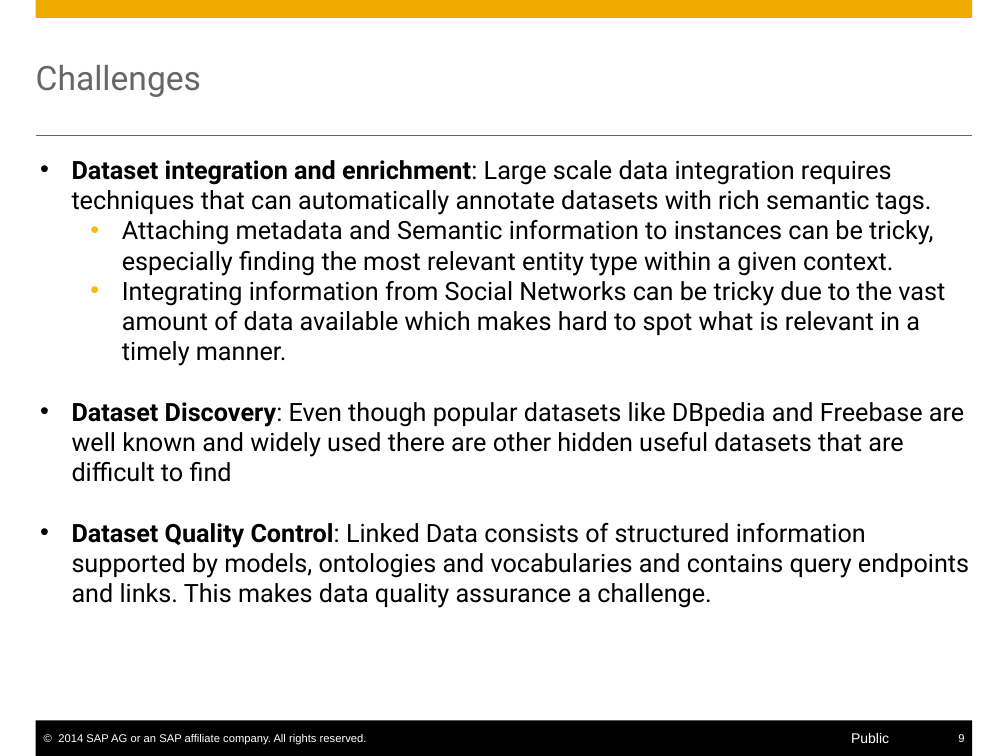
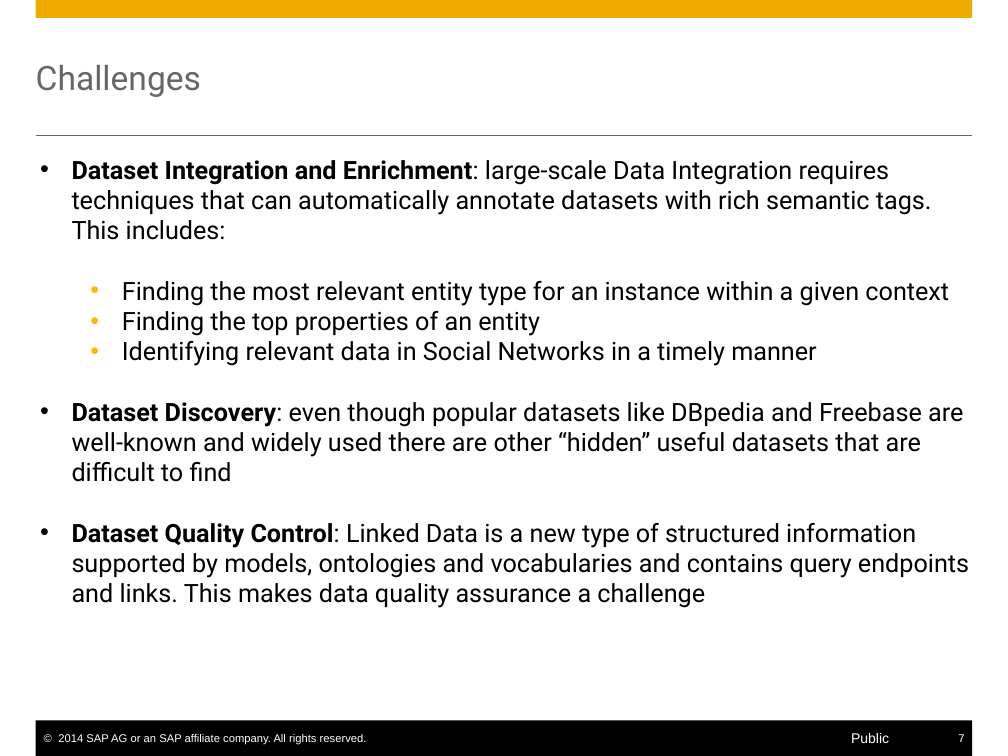
Before and after one commit to S-c-H-i-Z-o/PhD, a slide deck: slide 7 of Progress Reports CIFRE & Workplans/PhD Interim Report/presentation/Self-Service Data Provisioning through Semantic Enrichment of Data.pptx (slide 9 before the commit). Drawn at 1008x756 pixels with LibreOffice and Linux fonts; fonts in the diff are those of the drawing. Boxes give left, top, right and bottom in pixels: in the first picture for what was removed or moved away, otherwise in the second. Text is boxed around its words. In the diff, an @@ line names an element or a change of style, - is before the commit and + after.

```diff
--- a/Progress Reports CIFRE & Workplans/PhD Interim Report/presentation/Self-Service Data Provisioning through Semantic Enrichment of Data.pptx
+++ b/Progress Reports CIFRE & Workplans/PhD Interim Report/presentation/Self-Service Data Provisioning through Semantic Enrichment of Data.pptx
@@ text at [72,160,969,608]: text changed @@
-• Dataset integration and enrichment: Large scale data integration requires techniques that can automatically annotate datasets with rich semantic tags.
-  • Attaching metadata and Semantic information to instances can be tricky, especially finding the most relevant entity type within a given context.
-  • Integrating information from Social Networks can be tricky due to the vast amount of data available which makes hard to spot what is relevant in a timely manner.
-• Dataset Discovery: Even though popular datasets like DBpedia and Freebase are well known and widely used there are other hidden useful datasets that are difficult to find
-• Dataset Quality Control: Linked Data consists of structured information supported by models, ontologies and vocabularies and contains query endpoints and links. This makes data quality assurance a challenge.
+• Dataset Integration and Enrichment: large-scale Data Integration requires techniques that can automatically annotate datasets with rich semantic tags. This includes:
+  • Finding the most relevant entity type for an instance within a given context
+  • Finding the top properties of an entity
+  • Identifying relevant data in Social Networks in a timely manner
+• Dataset Discovery: even though popular datasets like DBpedia and Freebase are well-known and widely used there are other “hidden” useful datasets that are difficult to find
+• Dataset Quality Control: Linked Data is a new type of structured information supported by models, ontologies and vocabularies and contains query endpoints and links. This makes data quality assurance a challenge
@@ page number at [958,734,964,742]: text changed @@
-9
+7
```
Also in this commit, not shown: 16 other slides changed, 17 slides added, 3 slides removed, 23 other files.
